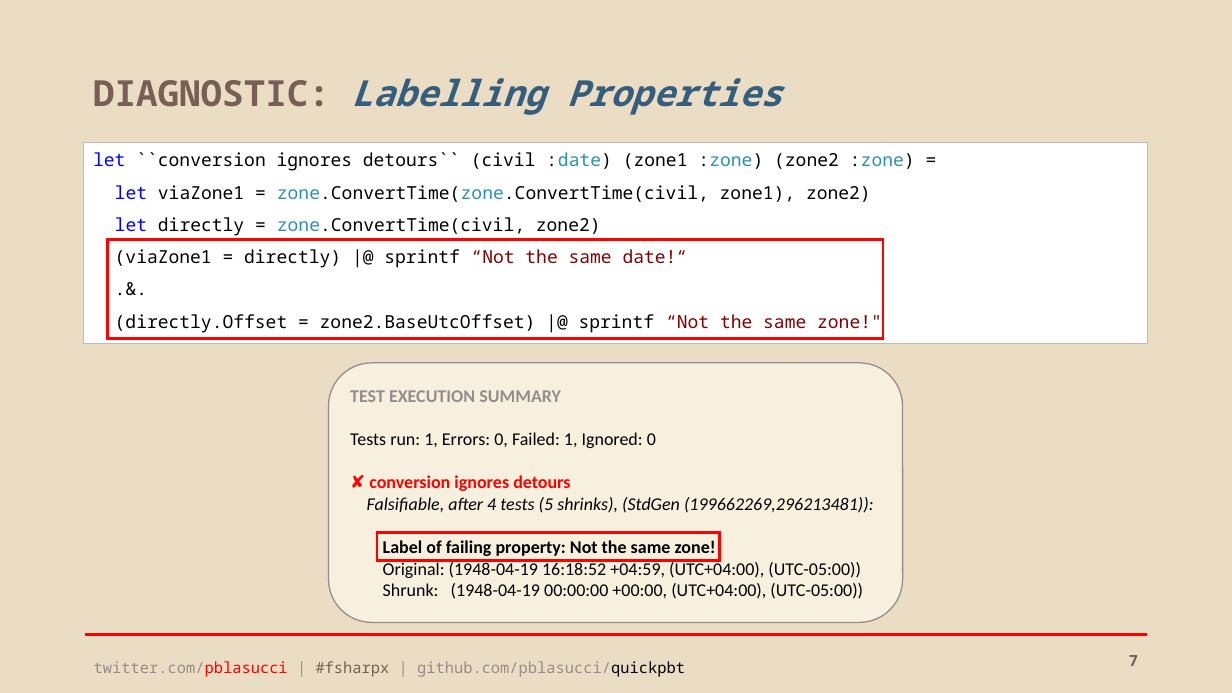
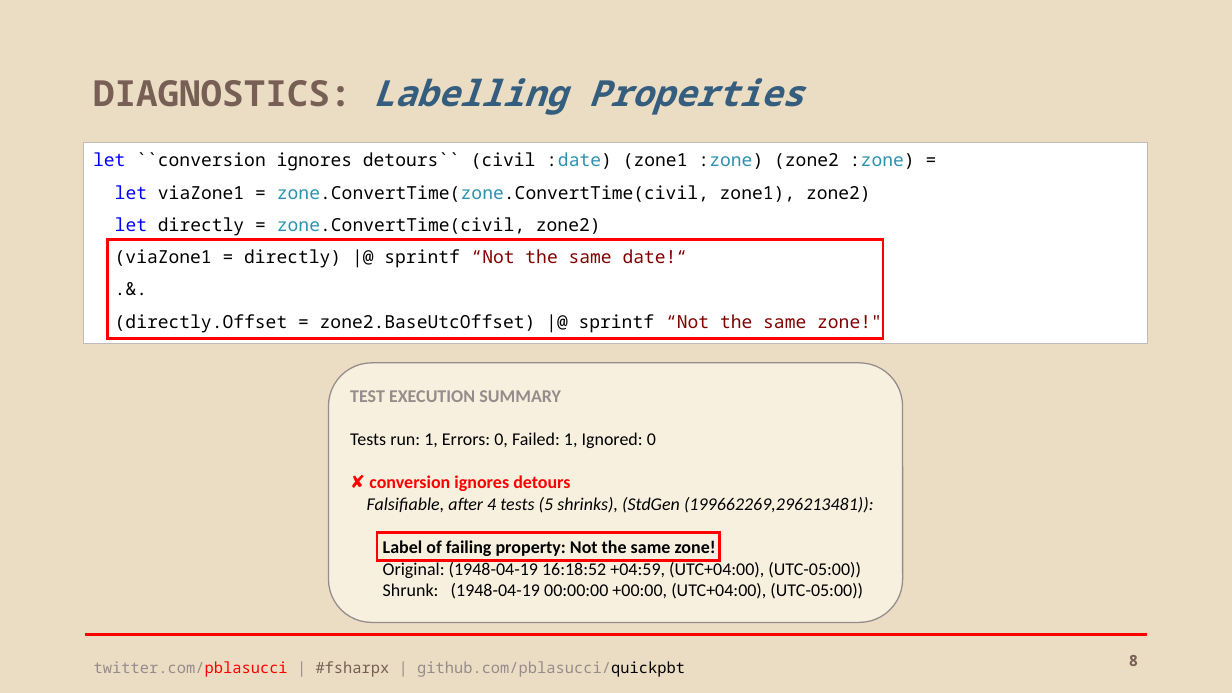
Before and after one commit to pblasucci/quickpbt, a slide deck: slide 8 of quickpbt.pptx (slide 7 before the commit). Drawn at 1232x693 pixels with LibreOffice and Linux fonts; fonts in the diff are those of the drawing. Boxes give left, top, right and bottom in pixels: in the first picture for what was removed or moved away, otherwise in the second. Text is boxed around its words. In the diff, an @@ line names an element or a change of style, - is before the commit and + after.

```diff
--- a/quickpbt.pptx
+++ b/quickpbt.pptx
@@ title at (93, 78, 803, 115): text changed @@
-DIAGNOSTIC: Labelling Properties
+DIAGNOSTICS: Labelling Properties
@@ page number at (1129, 655, 1138, 666): text changed @@
-7
+8
```
Also in this commit, not shown: 1 other slide changed, 1 slide added, 1 other file.
